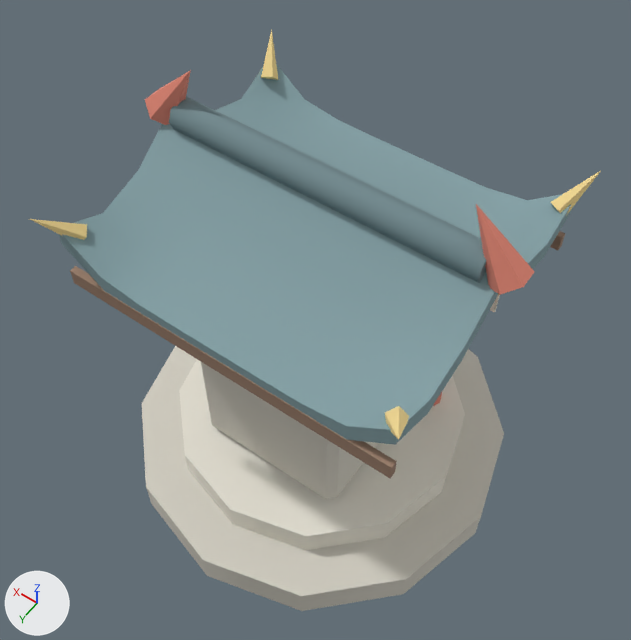
Renders of the glTF model assets/models/env/shrine_wind.glb from each side of a commit.
The view is the same before and after, from a 50 mm camera at (-2.18, 3.12, 6.48) aimed at (0.02, 0.04, 1.64). Lighting does not change. The marker at lower left points along +X, +Y and +Z. The picture after the commit comes second. Objects named as collision shapes, trigger or cutter boxes, shadow casters or lower levels of detail are left out. Vertices at exactly the same position are counted once.

Names of what the first picture shows: 'Shrine'.
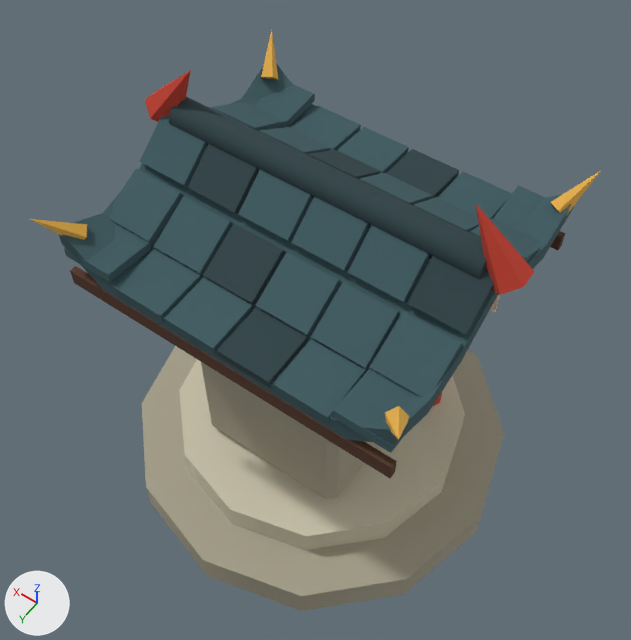
Edits to the scene script, one JSON object a line:
```json
{"block": "me_shrine", "where": "# used by ob_shrine; location = (0.0, 0.0, 0.0)"}
{"op": "remove", "block": "me_shrine", "code": "me_shrine.from_pydata(...)  # 372 vertices, 656 faces; spans x -1.5..1.5, y -1.5..1.5, z 0.0..3.3"}
{"op": "add", "block": "me_shrine", "code": "me_shrine.from_pydata(...)  # 660 vertices, 1088 faces; spans x -1.5..1.5, y -1.5..1.5, z 0.0..3.3"}
{"block": "me_shrine", "change": "me_shrine part 1"}
{"block": "me_shrine", "change": "144 vertices are added at x -1.19..0.81, y -1.06..1.06, z 2.38..2.94"}
{"block": "me_shrine", "change": "144 new vertices lie (0.38, 0.0, 0.0) away from vertices in x -1.19..0.81, y -1.06..1.06, z 2.38..2.94"}
{"block": "me_shrine", "change": "432 new faces join them"}
{"block": "me_shrine", "change": "me_shrine part 2: 656 kept faces spanning x -1.5..1.5, y -1.5..1.5, z 0.0..3.3 get new vertex colours"}
```

Boxes [x1, y1, x2, y2] around the edits, measured in the pictures (631 x 640 px):
```json
{"part": 1, "of": "me_shrine", "change": "added", "after": [64, 84, 544, 453], "on screen": "cyan"}
{"part": 2, "of": "me_shrine", "change": "recoloured", "before": [30, 30, 601, 611], "after": [30, 30, 601, 611], "on screen": "darker"}
```
